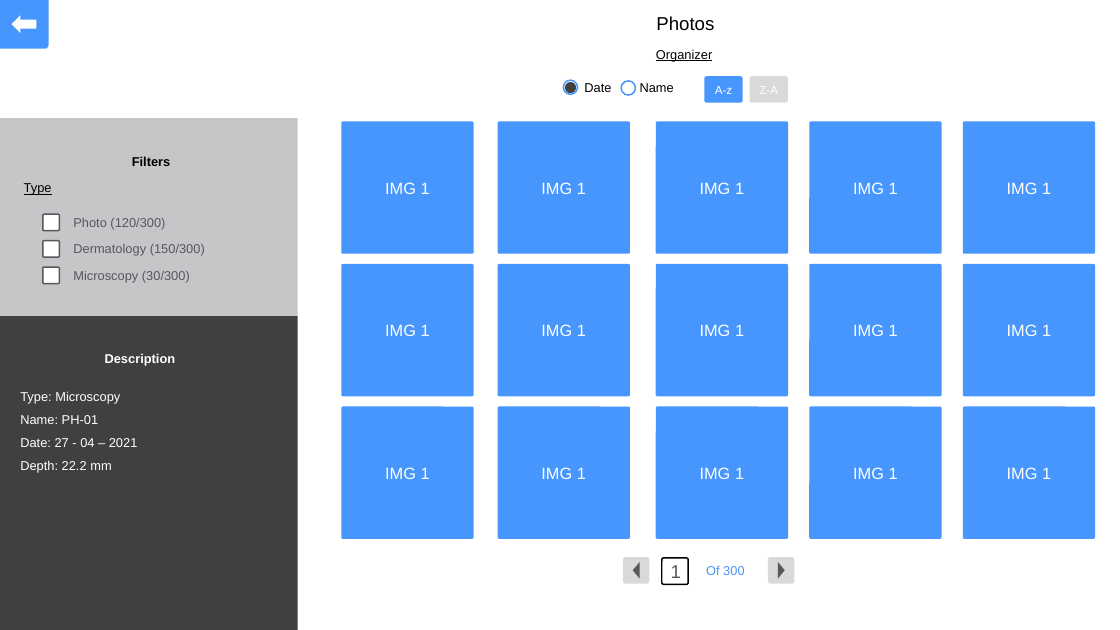
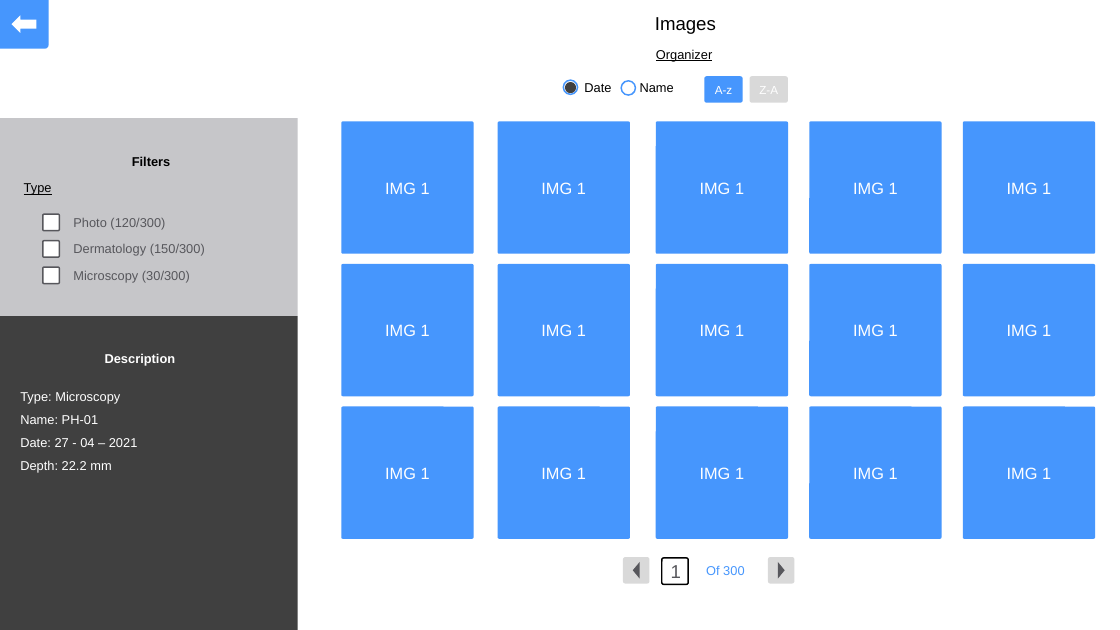
Before and after one commit to AgustinCartaya/SkinApplication, a slide deck: slide 12 of app model/Skin app.pptx. Drawn at 1120x630 pixels with LibreOffice and Linux fonts; fonts in the diff are those of the drawing; background and template pictures are left out. Boxes give left, top, right and bottom in pixels: in the first picture for what was removed or moved away, otherwise in the second. Text is boxed around its words. In the diff, an @@ line names an element or a change of style, - is before the commit and + after.

Commit message:
ai lauch view working, images view started

```diff
--- a/app model/Skin app.pptx
+++ b/app model/Skin app.pptx
@@ text at <box>655,17,716,34</box>: text changed @@
-Photos
+Images
```
Also in this commit, not shown: 40 other files.
